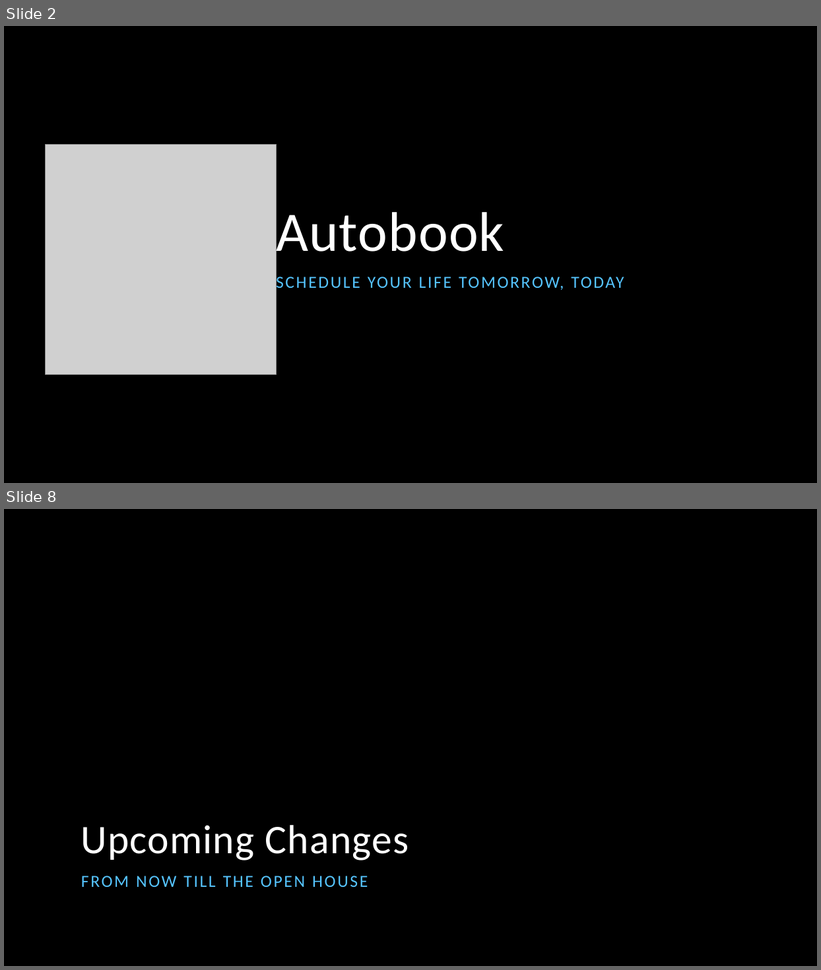
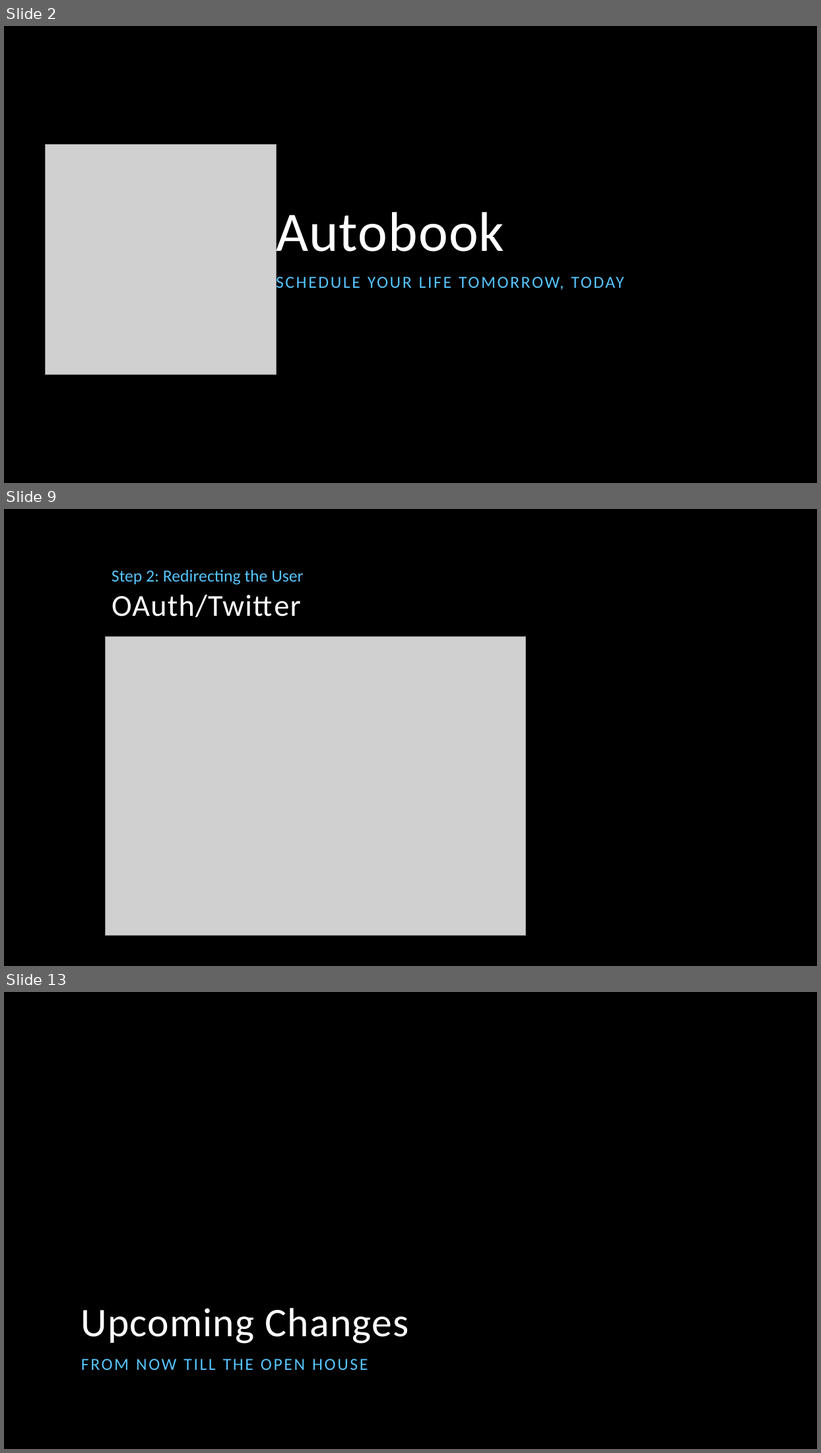
Before and after one commit to SebastianKarstensen/CIS454, a slide deck: Prototype Presentation/Autobook Prototype Presentation w NO VIDEOS.pptx. Shown one above the other, each under a label of ours: slides 2 and 8 before the commit, slides 2, 9 and 13 after it; the slides between them are not shown. The pictures are 821x970 and 821x1453 pixels, drawn with LibreOffice and Linux fonts; fonts in the diff are those of the drawing; grey boxes stand for pictures; background and template pictures are left out. Boxes give left, top, right and bottom in pixels: in the first picture for what was removed or moved away, otherwise in the second. Text is boxed around its words. In the diff, an @@ line names an element or a change of style, - is before the commit and + after.

Commit message:
Home Screen Buttons + Landscape Layout
- Added the new buttons to the main screen
- The Twitter-button changes appearence when clicked
- Created assets-folder with fonts for using different typefaces
- Added landscape layout for the home screen
- Updated the PowerPoint-presentation for the prototype with no videos

```diff
--- a/Prototype Presentation/Autobook Prototype Presentation w NO VIDEOS.pptx
+++ b/Prototype Presentation/Autobook Prototype Presentation w NO VIDEOS.pptx
@@ slide 9 added at (x1=4, y1=509, x2=817, y2=966), background picture (left out) @@
@@ text added at (x1=112, y1=570, x2=303, y2=585), 20 pt, text #56C5FF @@
+Step 2: Redirecting the User
@@ title added at (x1=112, y1=595, x2=301, y2=617), 36 pt, text #FFFFFF @@
+OAuth/Twitter
@@ picture added at (x1=105, y1=637, x2=525, y2=936) @@
@@ what was slide 8 is now slide 13 @@
```
Also in this commit, not shown: 6 slides changed, 7 other slides added, 2 slides removed, 18 other files.
